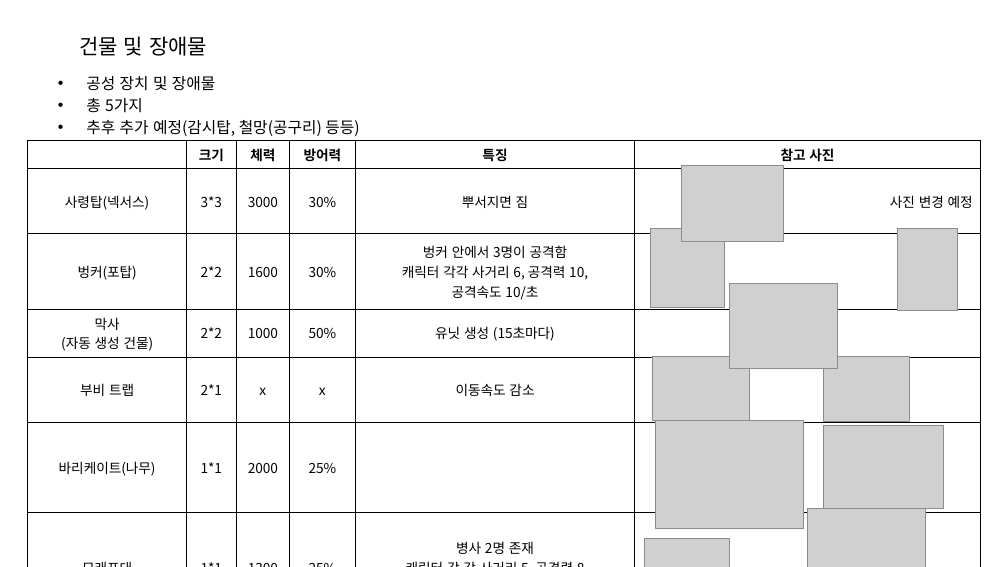
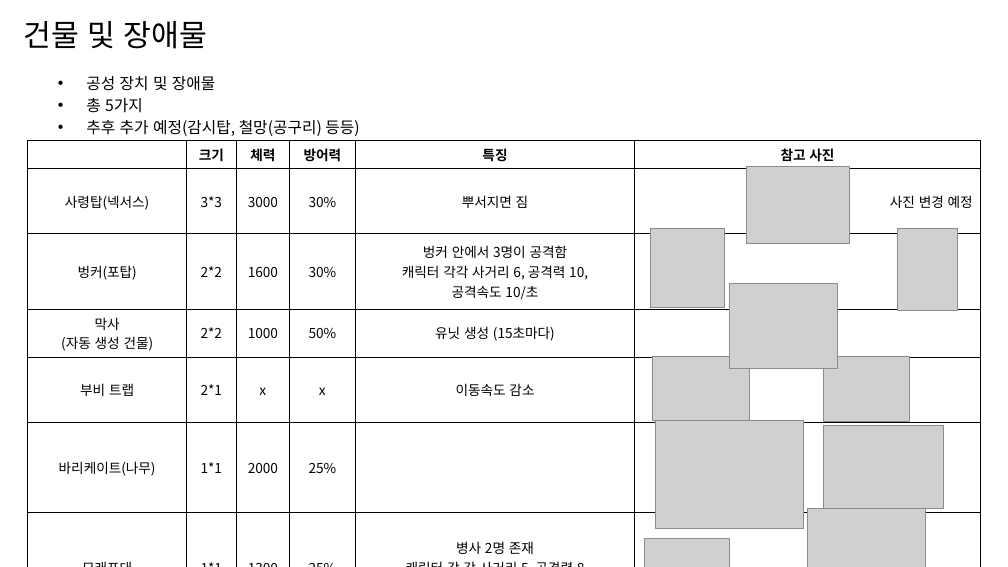
Before and after one commit to JeonJohnson/BICTestRepository, a slide deck: slide 7 of 디펜스 게임 (프로토 타입 기획서)1.pptx (slide 3 before the commit). Drawn at 1008x567 pixels with LibreOffice and Linux fonts; fonts in the diff are those of the drawing; grey boxes stand for pictures. Boxes give left, top, right and bottom in pixels: in the first picture for what was removed or moved away, otherwise in the second. Text is boxed around its words. In the diff, an @@ line names an element or a change of style, - is before the commit and + after.

```diff
--- a/디펜스 게임 (프로토 타입 기획서)1.pptx
+++ b/디펜스 게임 (프로토 타입 기획서)1.pptx
@@ title "건물 및 장애물": place and size @@
-title "건물 및 장애물" at [79,36,207,56]
+title "건물 및 장애물" at [23,21,207,49]
@@ title "건물 및 장애물" at [23,21,207,49]: size 20 to 28.8 pt @@
@@ picture: place and size @@
-picture at [681,166,783,242]
+picture at [747,166,849,243]
```
Also in this commit, not shown: 3 other slides changed, 5 slides added.
